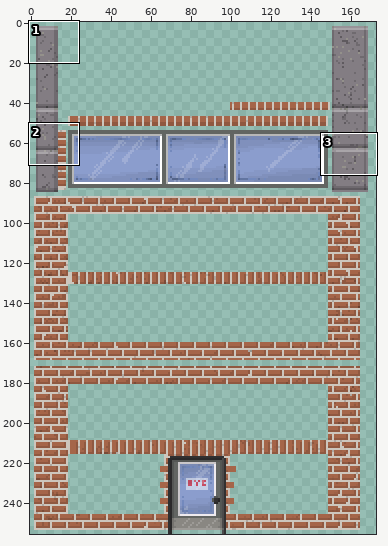
Edited in one commit: sprite sheet (Assets/Textures/Building Tiles.aseprite.png). The picture above shows the old version from afar; the outline marks the close-up.
Close-up. Old version:
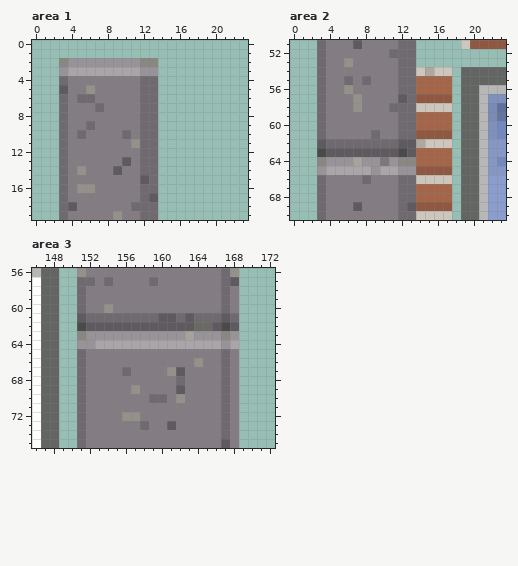
The file is 256x256 pixels. Pixels under 10% opacity are left out. Colours within 5 levels of each other are drawn and written as one. Shown: area 1: x 0..23, y 0..19; area 2: x 0..23, y 51..70; area 3: x 146..172, y 56..75. The wide view leaves out empty margins. The commit also changed other parts of the picture, which this record leaves out.
New version:
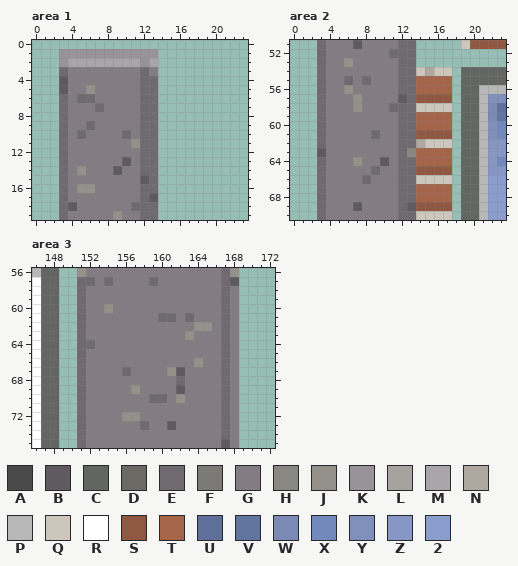
Palette (. is transparent): A #4b4a4b  B #5f5a5f  C #626562  D #6b6964  E #6f6a6f  F #7b7a76  G #837d83  H #898782  J #94918b  K #989398  L #a6a39f  M #a9a5a9  N #aea8a1  P #b7b7b7  Q #cdc6bd  R #ffffff  S #905840  T #a56549  U #5f709a  V #6275a1  W #7a8ab4  X #7389bd  Y #8090bc  Z #8697c5  2 #8b9dcd
What changed:
Area 1:
y 1: x 3..13 ........... -> KKKKKKKKKKK
y 2: x 3..13 HKKKKKKKKHH -> KMMMMMMMMKM
y 3: x 3..13 KMMMMMMMMKK -> EGGGGGGGGEG
y 4: x 3 E -> B
Area 2:
y 62: x 3..13 BEEEEEEEEBB -> EGGGGGGGGEE
y 63: x 3..13 ABBBBBBBBAB -> BGGGGGGGGEH
y 64: x 3..13 HKKKLKKFKHH -> EGGGJGGBGEE
y 65: x 3..13 KMMMMMKMMKK -> EGGGGGEGGEE
Area 3:
y 61: x 151..168 BEEEEEEEEBBEBEEEBE -> EGGGGGGGGEEGEGGGEG
y 62: x 151..168 ABBBBBBBBBBBBDDBAB -> EGGGGGGGGGGGGJJGEG
y 63: x 151..168 HKKKKKKKKKKKLKKKHK -> EGGGGGGGGGGGJGGGEG
y 64: x 151..168 KKMMMMMMMMMMMMMMKM -> EEGGGGGGGGGGGGGGEG
